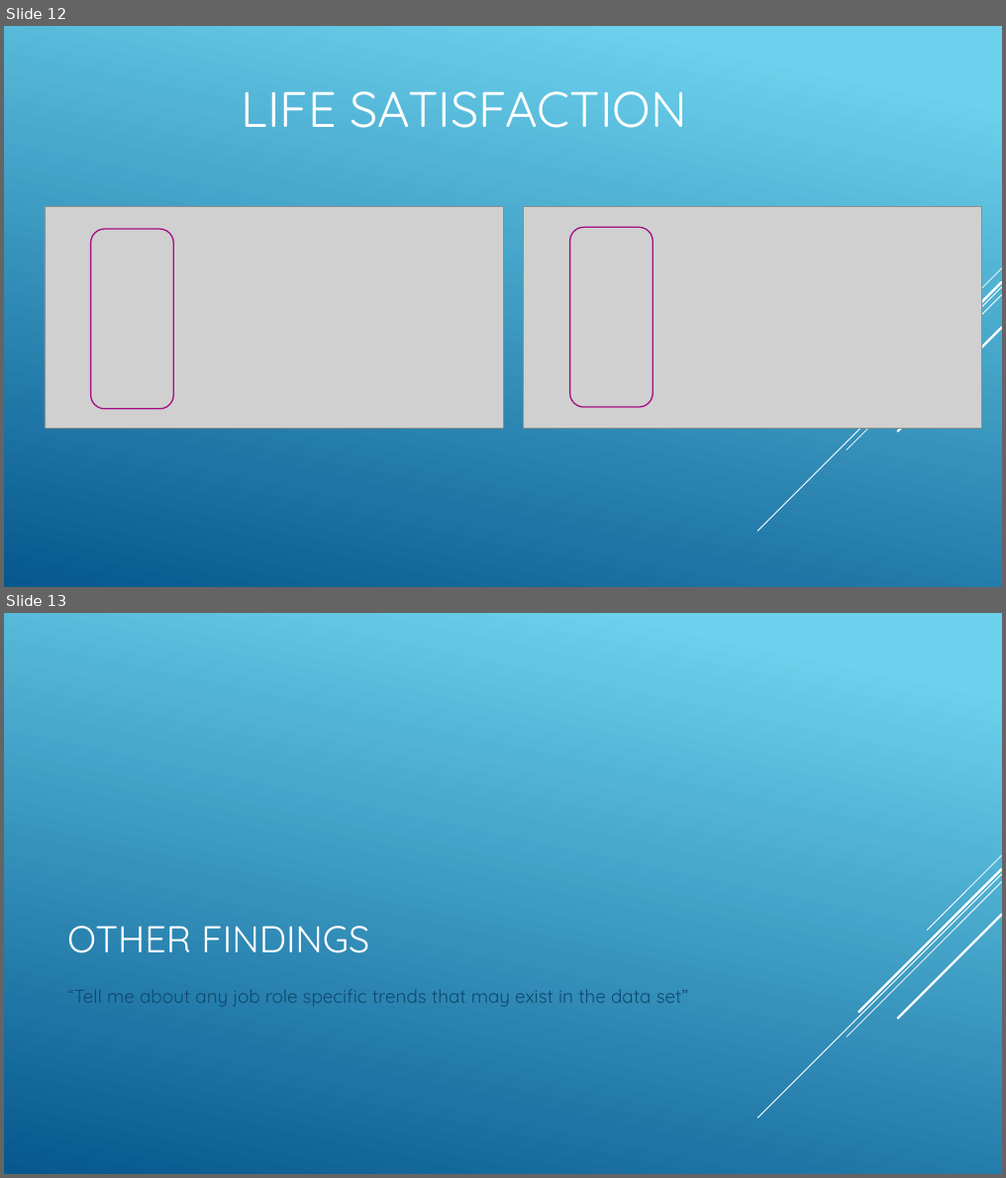
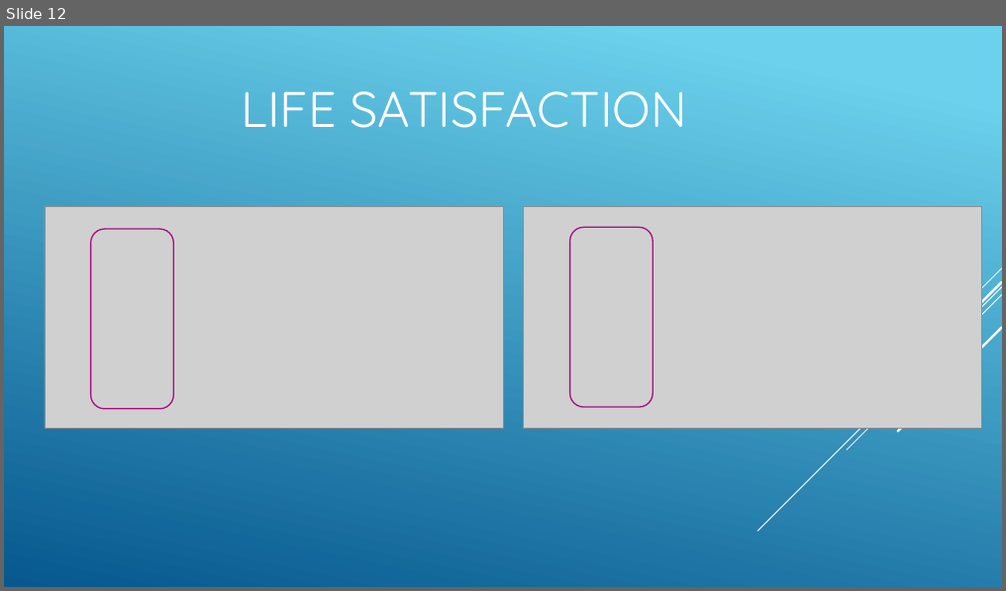
Before and after one commit to R-Chandna/MSDS6306_CaseStudy_2, a slide deck: Attrition_Case_Study_2_pptx_TAJAR_IP.pptx. Shown one above the other, each under a label of ours: slides 12 and 13 before the commit, slide 12 after it. The pictures are 1006x1178 and 1006x591 pixels, drawn with LibreOffice and Linux fonts; fonts in the diff are those of the drawing; grey boxes stand for pictures. Boxes give left, top, right and bottom in pixels: in the first picture for what was removed or moved away, otherwise in the second. Text is boxed around its words. In the diff, an @@ line names an element or a change of style, - is before the commit and + after.

```diff
--- a/Attrition_Case_Study_2_pptx_TAJAR_IP.pptx
+++ b/Attrition_Case_Study_2_pptx_TAJAR_IP.pptx
@@ slide 13 removed at [4, 613, 1002, 1174], background gradient #6ED2EB to #06588E; not listed: 5 template elements that a slide beside it also shows @@
@@ title removed at [67, 926, 369, 954] @@
-OTHER FINDINGS
@@ text removed at [67, 989, 688, 1007] @@
-“Tell me about any job role specific trends that may exist in the data set”
```
Also in this commit, not shown: 2 slides changed, 1 slide added, 1 other slide removed, 1 other file.
